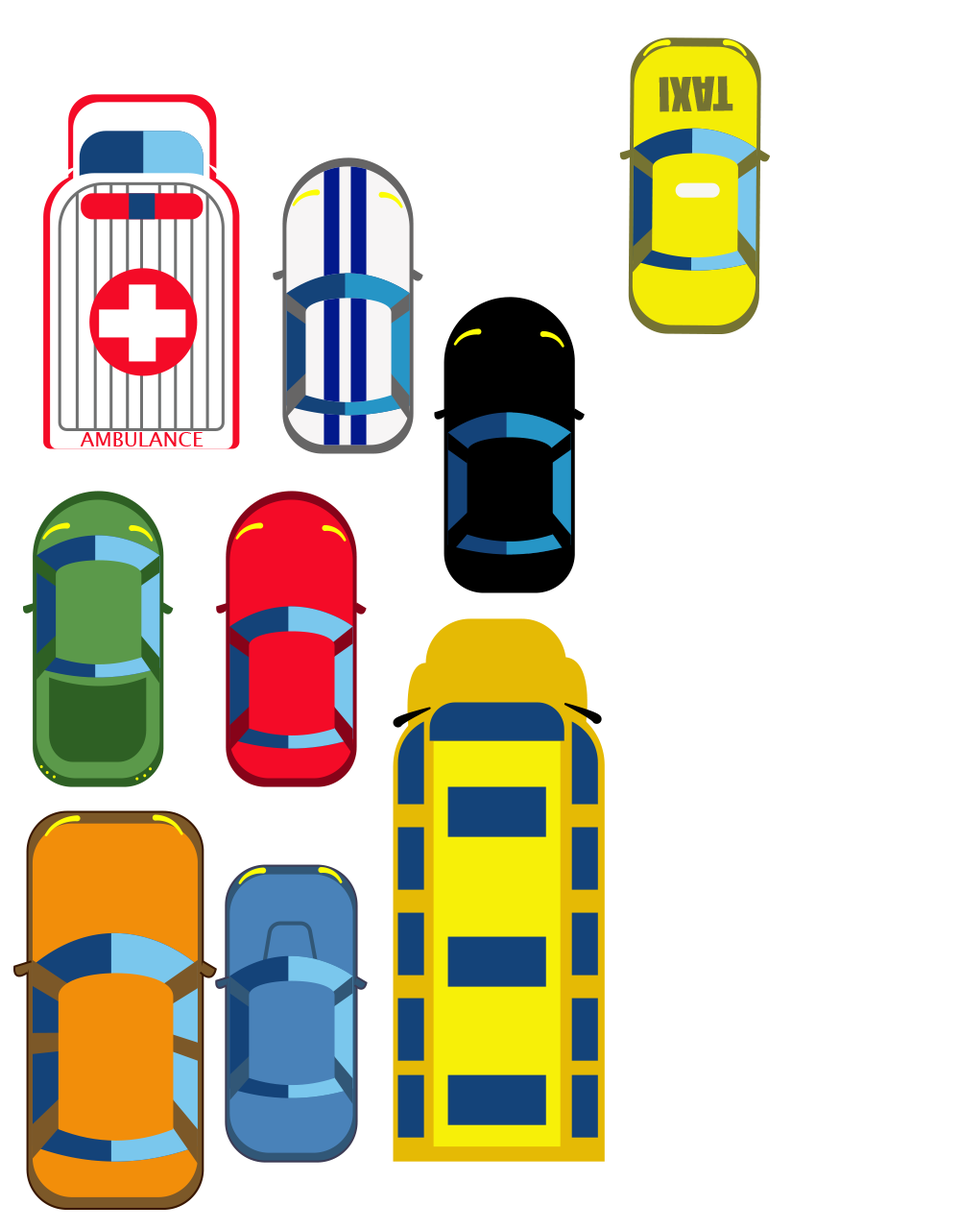
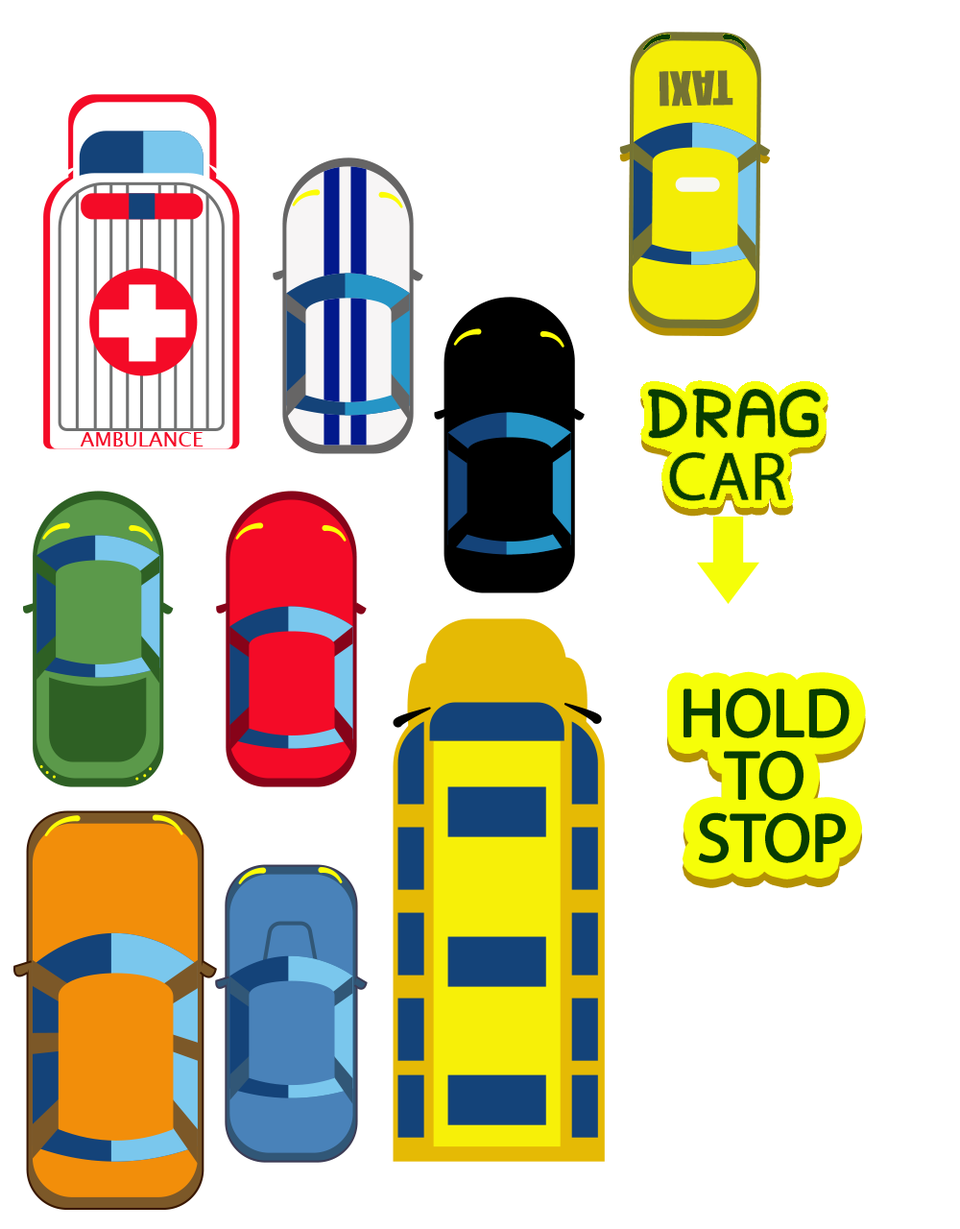
Layers edited between the first and the second 960x1229 image:
added layer "HOLD TO STOP copy" above "HOLD TO STOP copy 2" over (684, 688, 849, 863)
added layer "HOLD TO STOP copy 2" above "HOLD TO STOP" over (684, 688, 849, 863)
added layer "HOLD TO STOP" above "Layer 2" over (666, 679, 866, 888)
painted on "Layer 2" over (619, 33, 829, 509)
added layer "DRAG CAR copy" above "DRAG CAR" over (619, 31, 829, 509)
added layer "DRAG CAR" above "Shape 1" over (619, 39, 829, 517)
added layer "Shape 1" above "Layer 1" over (696, 516, 760, 604)
